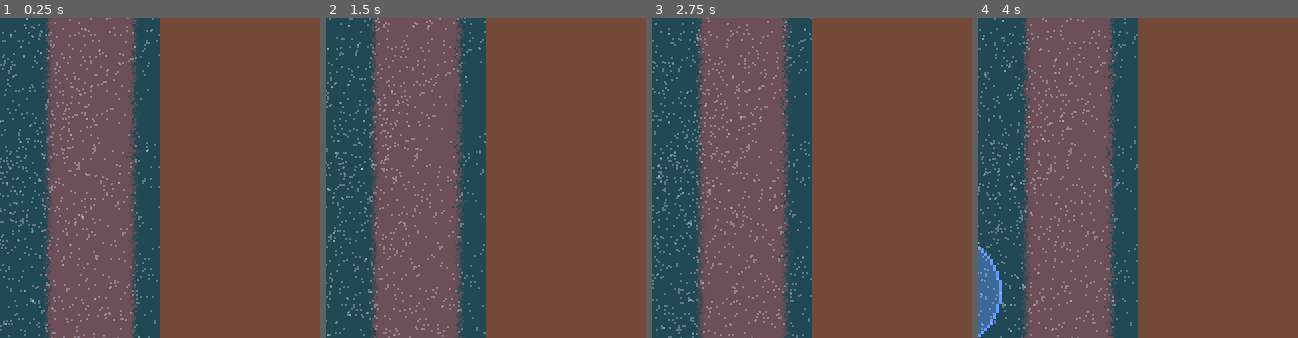
Above: before the commit, frames 1-4 (left to right).
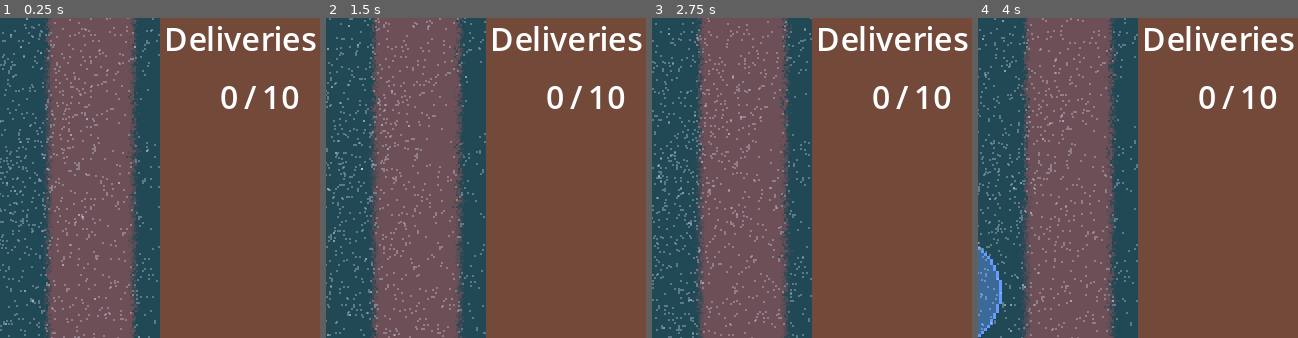
Above: after the commit, the same moments.

Repository: Zoidmania/gdex-2023-winter
Game: Godot game, scene res://stages/stage_north_america.tscn
Same seed, same stepped clock (60 frames per second), same inputs: the game is played once before the commit and once after it. The engine's default icon, where the game draws it, is replaced by a stand-in: a white triangle on a blue panel in a dark square.
Inputs:
- Up to frame 1 (0.25 s): no input
- Up to frame 2 (1.5 s): hold Right (santa_move_right) 0.53-1.28 s; tap Shift (santa_land_or_take_off) at 0.6 s; hold Down (santa_move_down) from 1.28 s (still down); tap Space (santa_shoot) at 1.35 s
- Up to frame 3 (2.75 s): release Down (santa_move_down) at 2.03 s; hold Right (santa_move_right) from 2.03 s (still down); tap Shift (santa_land_or_take_off) at 2.1 s
- Up to frame 4 (4 s): release Right (santa_move_right) at 2.78 s; hold Up (santa_move_up) 2.78-3.53 s; tap Space (santa_shoot) at 2.85 s; hold Left (santa_move_left) from 3.53 s (still down); tap Shift (santa_land_or_take_off) at 3.6 s
The pictures show only the part of the screen within x 50-100%, y 8-58%; the shares and areas given below are measured in that part.

The runs differ from the first frame. In frame 1, 2.1% of the frame differs, in the area x 52-99%, y 2-29%; in frame 2, 2.1%; in frame 3, 2.1%; in frame 4, 2.1%.

Commit message:
delivery counter works

Diff:
--- a/src/hud-ui/hud.gd
+++ b/src/hud-ui/hud.gd
@@ -1,10 +1,15 @@
 extends CanvasLayer
-
+class_name  game_hud
+@onready var ui_panel = $HSplitContainer/UIPanel
+@onready var done_deliveries = $HSplitContainer/UIPanel/doneDeliveries
+@onready var total_deliveries = $HSplitContainer/UIPanel/totalDeliveries
 
 @onready var h_split_container: HSplitContainer = $HSplitContainer
 @onready var health_bar: HealthBar = $HSplitContainer/UIPanel/HealthBar
+@export var completed_deliveries = 0
+@export var needed_deliveries = 10
 
-
+signal done_all_deliveries
 var play_area_width = ProjectSettings.get_setting("display/window/size/playable_area_width")
 
 
@@ -12,5 +17,11 @@
 ##
 ## Ensures that the split offset of the container matches the value defined in project settings.
 func _ready() -> void:
+    total_deliveries.text = '10'
+    done_deliveries.text = '0'
+    h_split_container.split_offset = play_area_width
 
-    h_split_container.split_offset = play_area_width
+func complete_delivery() -> void:
+    done_deliveries.text = str(int(done_deliveries.text) + 1)
+    if done_deliveries.text == '10':
+        done_all_deliveries.emit()
--- a/src/hud-ui/hud.tscn
+++ b/src/hud-ui/hud.tscn
@@ -32,3 +32,38 @@
 
 [node name="HealthBar" parent="HSplitContainer/UIPanel" instance=ExtResource("3_qexwg")]
 position = Vector2(1, 270)
+
+[node name="totalDeliveries" type="Label" parent="HSplitContainer/UIPanel"]
+z_index = 4
+layout_mode = 0
+offset_left = 51.0
+offset_top = 52.0
+offset_right = 70.0
+offset_bottom = 75.0
+text = "10"
+
+[node name="Label2" type="Label" parent="HSplitContainer/UIPanel"]
+layout_mode = 0
+offset_left = 2.0
+offset_top = 23.0
+offset_right = 79.0
+offset_bottom = 46.0
+text = "Deliveries"
+
+[node name="Label3" type="Label" parent="HSplitContainer/UIPanel"]
+layout_mode = 0
+offset_left = 42.0
+offset_top = 52.0
+offset_right = 49.0
+offset_bottom = 75.0
+text = "/"
+
+[node name="doneDeliveries" type="Label" parent="HSplitContainer/UIPanel"]
+z_index = 4
+layout_mode = 0
+offset_left = 16.0
+offset_top = 52.0
+offset_right = 40.0
+offset_bottom = 75.0
+text = "0"
+horizontal_alignment = 2
--- a/src/stages/house_generator.gd
+++ b/src/stages/house_generator.gd
@@ -8,6 +8,7 @@
 @export var sleigh: Sleigh
 @export var right_spawn: Marker2D
 @export var left_spawn: Marker2D
+signal delivery_completed
 # Called when the node enters the scene tree for the first time.
 func _ready():
     houseTimer.timeout.connect(spawnRightHouse) # Replace with function body.
@@ -31,7 +32,7 @@
                     house.move_component.velocity = Vector2.ZERO
 
                 for timer in get_tree().get_nodes_in_group('timer'):
-                    print(timer)
+
                     timer.paused = true
 
                 for scroller in get_tree().get_nodes_in_group('background_scroll'):
@@ -46,12 +47,13 @@
                    house.move_component.velocity = Vector2(0, 20)
 
                 for timer in get_tree().get_nodes_in_group('timer'):
-                    print(timer)
+
                     timer.paused = false
 
                 for scroller in get_tree().get_nodes_in_group('background_scroll'):
                     scroller.move_speed = 20
-                sleigh.move_input_component.speed = 200)
+                sleigh.move_input_component.speed = 200
+                delivery_completed.emit())
     elif 1 <= type and type <= 3:
         red_house.spawn(right_spawn.global_position, get_tree().current_scene, null, true)
     elif 4 <= type and type <= 6:
@@ -61,7 +63,7 @@
 
 func spawnLeftHouse() -> void:
     var type = randi_range(1, 10)
-    if type == 10:
+    if type :
          var action_house: DeliveryHouse = delivery_house.spawn(
             left_spawn.global_position, get_tree().current_scene, null)
          action_house.lockdown.connect(
@@ -71,11 +73,11 @@
                     house.move_component.velocity = Vector2.ZERO
 
                 for timer in get_tree().get_nodes_in_group('timer'):
-                    print(timer)
+
                     timer.paused = true
 
                 for scroller in get_tree().get_nodes_in_group('background_scroll'):
-                    print(scroller)
+
 
                     scroller.move_speed = 0
 
@@ -91,7 +93,11 @@
 
                 for scroller in get_tree().get_nodes_in_group('background_scroll'):
                     scroller.move_speed = 20
-                sleigh.move_input_component.speed = 200)
+                sleigh.move_input_component.speed = 200
+
+                delivery_completed.emit()
+
+                )
     elif 1 <= type and type <= 3:
         red_house.spawn(left_spawn.global_position, get_tree().current_scene, null)
     elif 4 <= type and type <= 6:
--- a/src/stages/stage_north_america.gd
+++ b/src/stages/stage_north_america.gd
@@ -0,0 +1,10 @@
+extends Node
+@onready var stage_north_america = $"."
+@onready var hud: game_hud = $HUD
+
+func _on_hud_done_all_deliveries():
+    print('boss spawn') # Replace with function body.
+
+
+func _on_house_generator_delivery_completed():
+    hud.complete_delivery() # Replace with function body.
--- a/src/stages/stage_north_america.tscn
+++ b/src/stages/stage_north_america.tscn
@@ -1,7 +1,8 @@
-[gd_scene load_steps=5 format=3 uid="uid://d1op0dhpjdb7l"]
+[gd_scene load_steps=6 format=3 uid="uid://d1op0dhpjdb7l"]
 
 [ext_resource type="PackedScene" uid="uid://cv75r8ff33mru" path="res://stages/stage.tscn" id="1_v1sby"]
 [ext_resource type="PackedScene" uid="uid://cyfrv23x7cjxg" path="res://stages/stage_na_enemy_generator.tscn" id="2_3sfko"]
+[ext_resource type="Script" path="res://stages/stage_north_america.gd" id="2_dccnt"]
 [ext_resource type="PackedScene" uid="uid://dpd5qlq771bi0" path="res://stages/house_generator.tscn" id="3_uf38x"]
 
 [sub_resource type="ParticleProcessMaterial" id="ParticleProcessMaterial_jb6tv"]
@@ -14,6 +15,7 @@
 turbulence_noise_scale = 2.369
 
 [node name="StageNorthAmerica" instance=ExtResource("1_v1sby")]
+script = ExtResource("2_dccnt")
 
 [node name="Stage1EnemyGenerator" parent="." index="1" instance=ExtResource("2_3sfko")]
 
@@ -43,3 +45,6 @@
 sleigh = NodePath("../Sleigh")
 right_spawn = NodePath("../RightSpawn")
 left_spawn = NodePath("../LeftSpawn")
+
+[connection signal="done_all_deliveries" from="HUD" to="." method="_on_hud_done_all_deliveries"]
+[connection signal="delivery_completed" from="HouseGenerator" to="." method="_on_house_generator_delivery_completed"]
